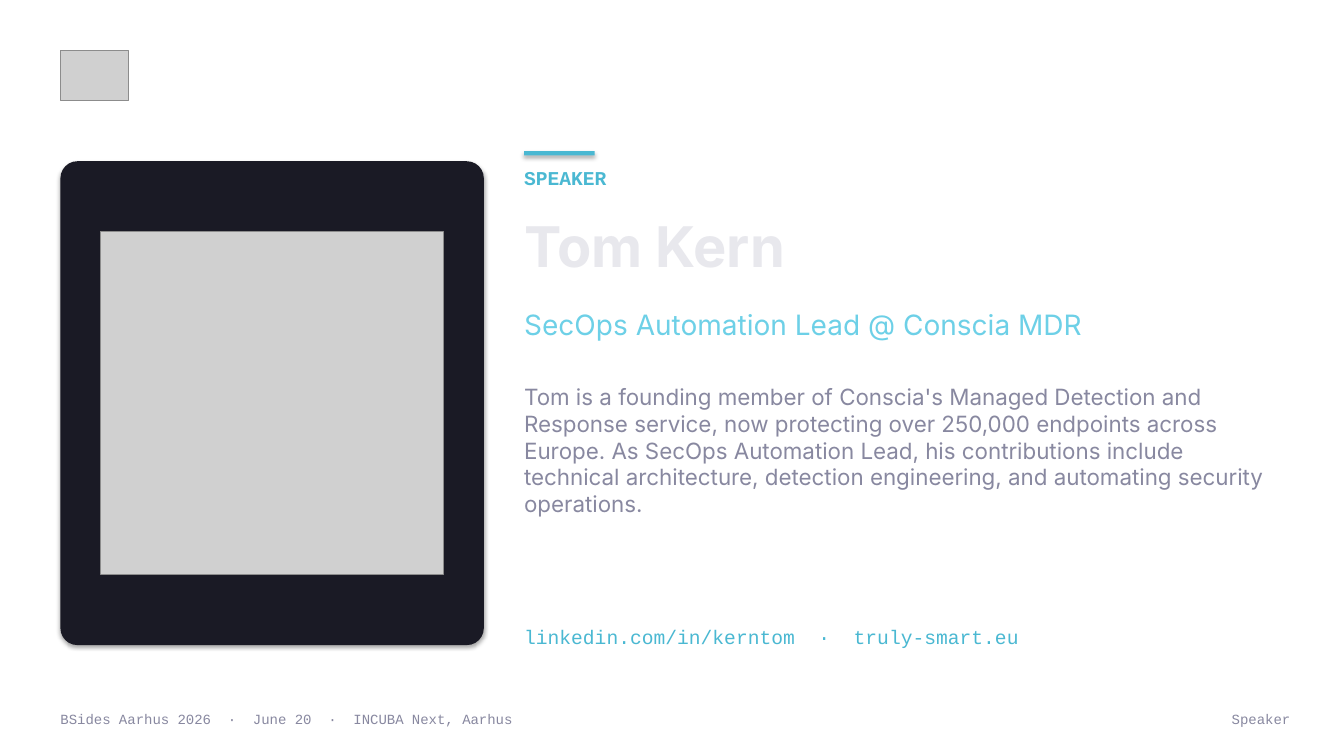
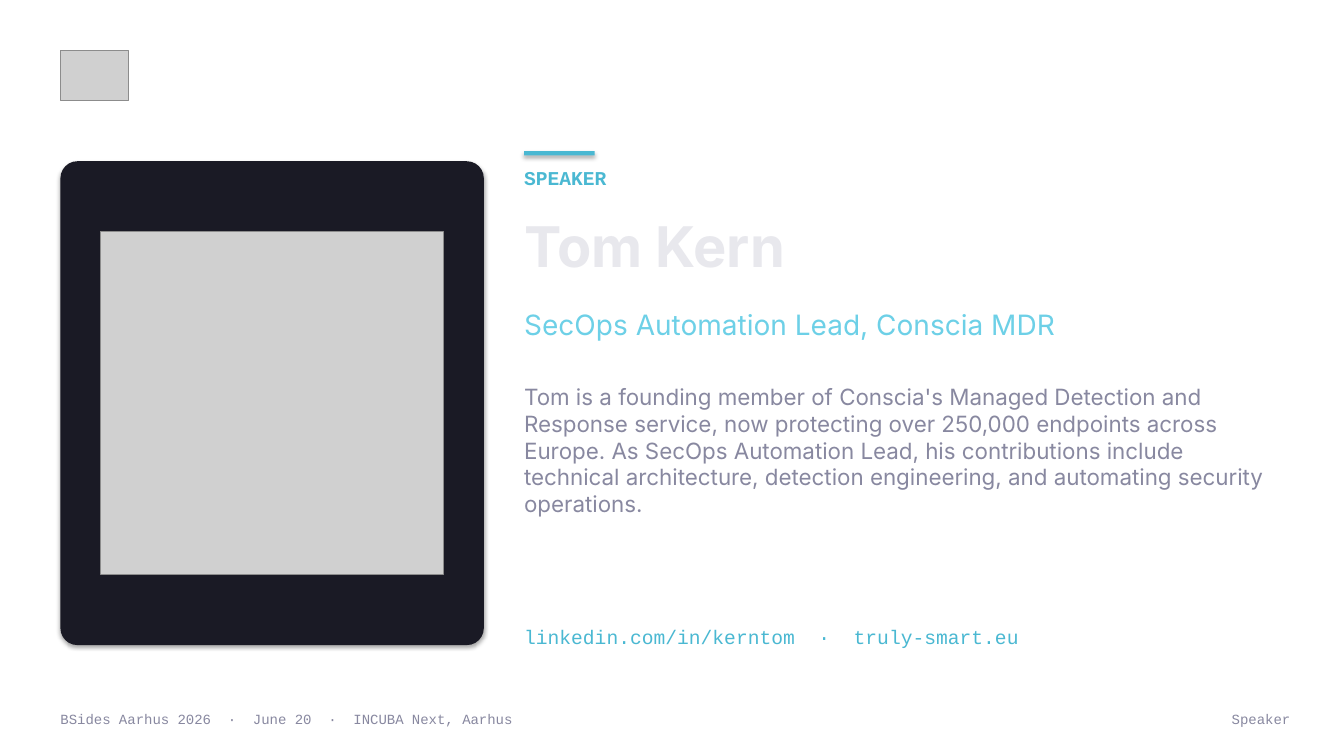
Before and after one commit to BSides-Aarhus/Website-2026, a slide deck: slide 16 of Plans/template-output/bsides-aarhus-2026-template.pptx. Drawn at 1344x756 pixels with LibreOffice and Linux fonts; fonts in the diff are those of the drawing; grey boxes stand for pictures; background and template pictures are left out. Boxes give left, top, right and bottom in pixels: in the first picture for what was removed or moved away, otherwise in the second. Text is boxed around its words. In the diff, an @@ line names an element or a change of style, - is before the commit and + after.

```diff
--- a/Plans/template-output/bsides-aarhus-2026-template.pptx
+++ b/Plans/template-output/bsides-aarhus-2026-template.pptx
@@ text at (x1=524, y1=314, x2=1055, y2=341): text changed @@
-SecOps Automation Lead @ Conscia MDR
+SecOps Automation Lead, Conscia MDR
```
Also in this commit, not shown: 8 other slides changed, 12 other files.
